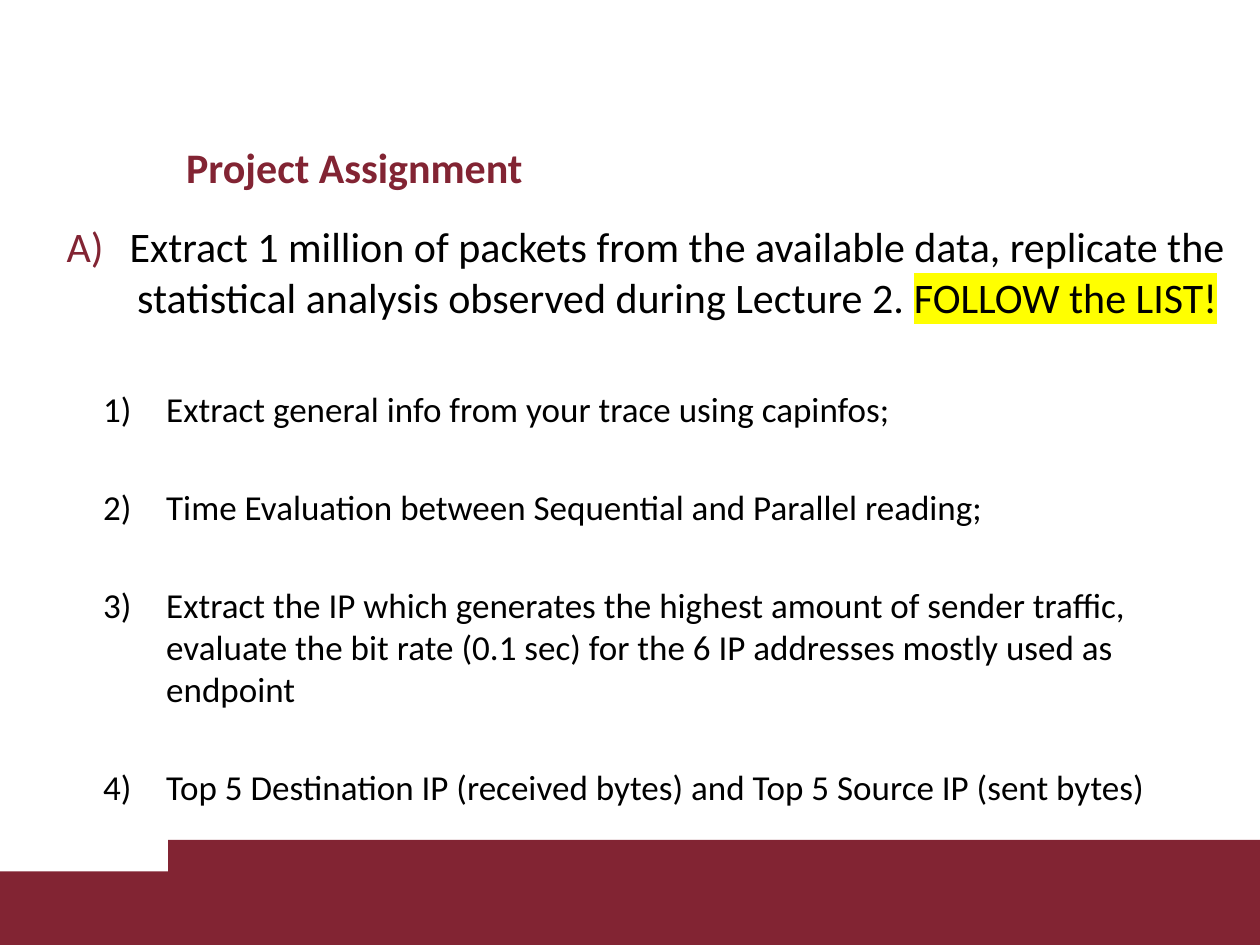
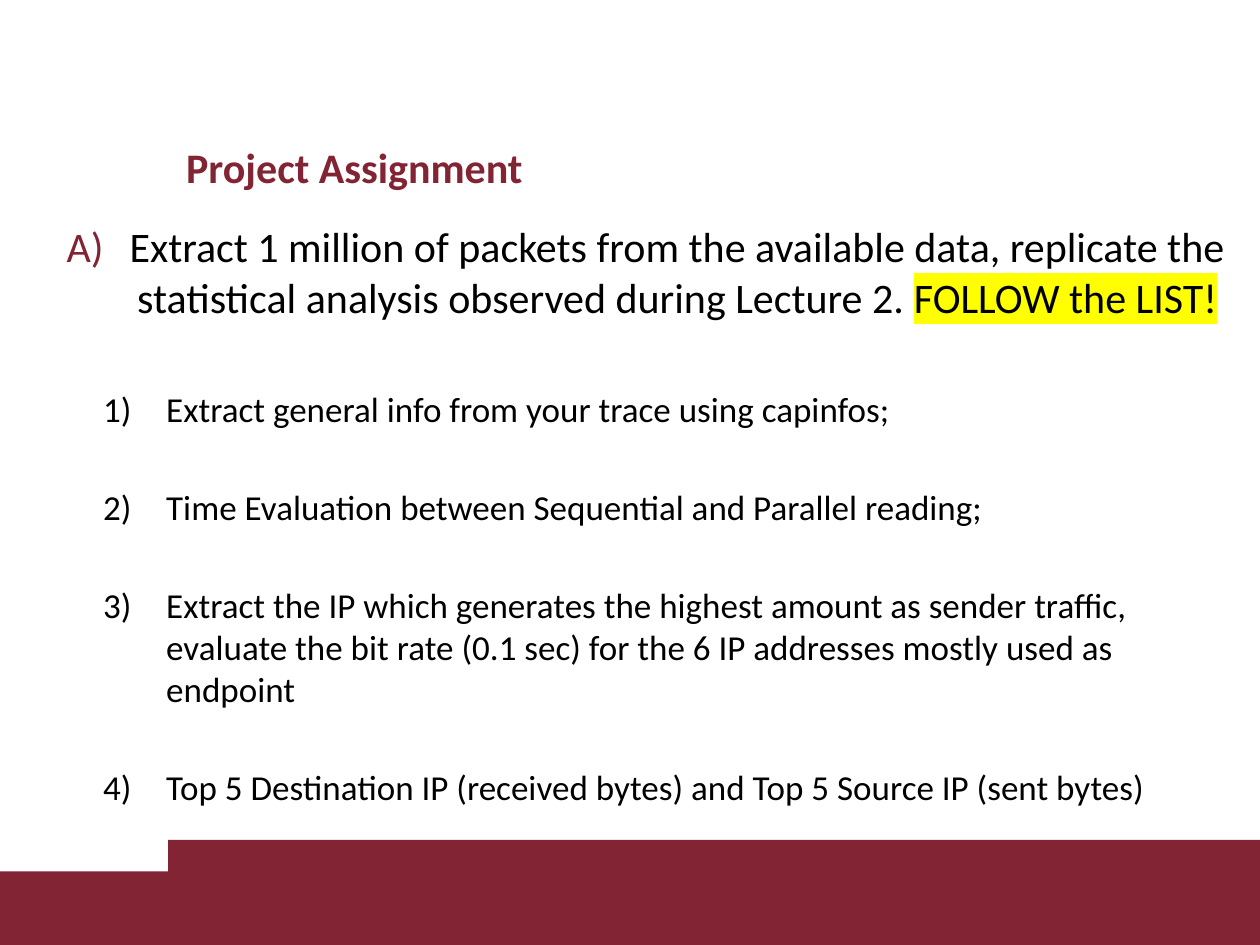
Before and after one commit to davaureli/NBD_LabSession, a slide deck: slide 26 of Lecture 3/Lecture 3.pptx (slide 25 before the commit). Drawn at 1260x945 pixels with LibreOffice and Linux fonts; fonts in the diff are those of the drawing; background and template pictures are left out. Boxes give left, top, right and bottom in pixels: in the first picture for what was removed or moved away, otherwise in the second. Text is boxed around its words. In the diff, an @@ line names an element or a change of style, - is before the commit and + after.

```diff
--- a/Lecture 3/Lecture 3.pptx
+++ b/Lecture 3/Lecture 3.pptx
@@ text at bbox=[166, 593, 1126, 708]: text changed @@
-  3) Extract the IP which generates the highest amount of sender traffic, evaluate the bit rate (0.1 sec) for the 6 IP addresses mostly used as endpoint
+  3) Extract the IP which generates the highest amount as sender traffic, evaluate the bit rate (0.1 sec) for the 6 IP addresses mostly used as endpoint
```
Also in this commit, not shown: 1 other slide changed, 1 slide added, 1 other file.
